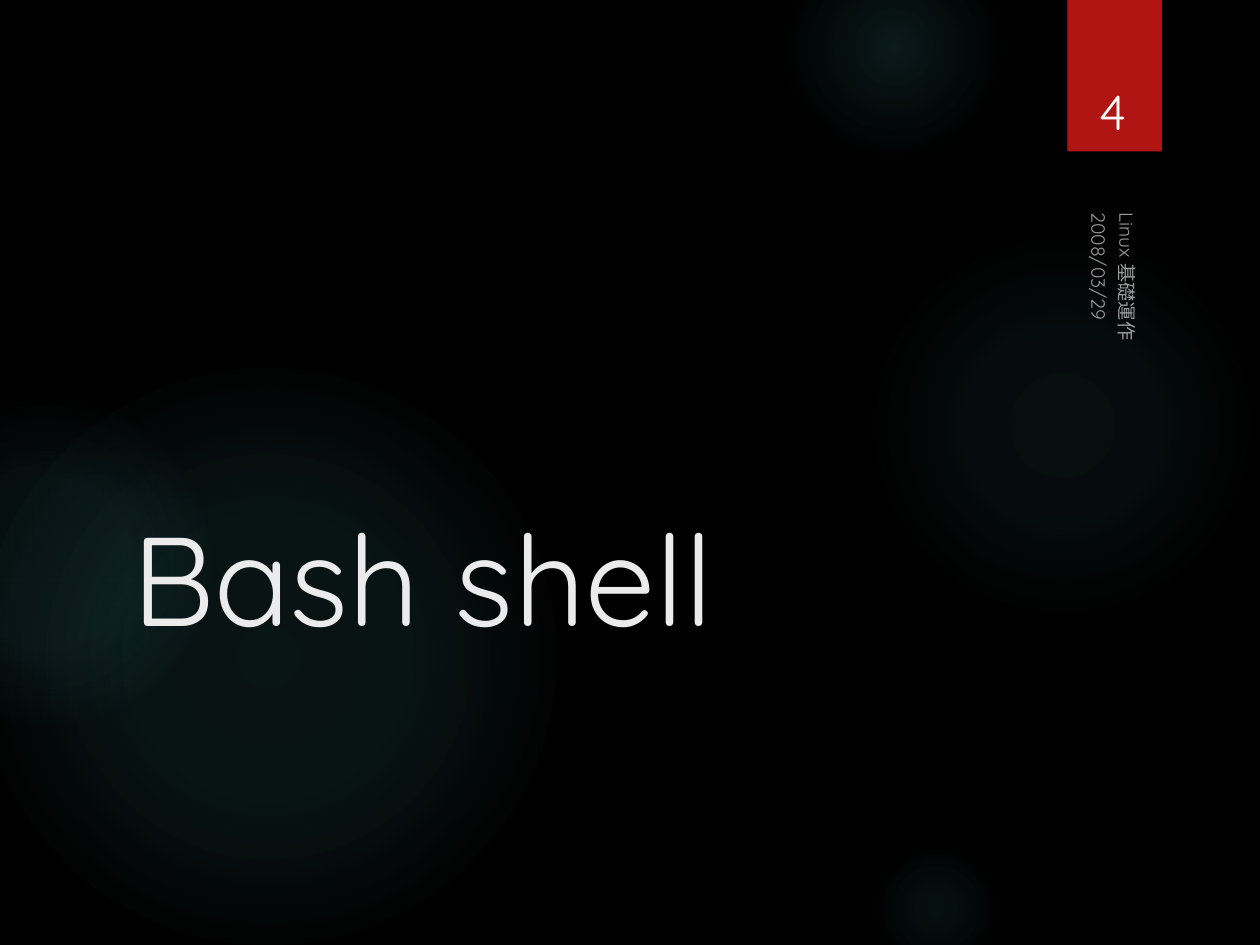
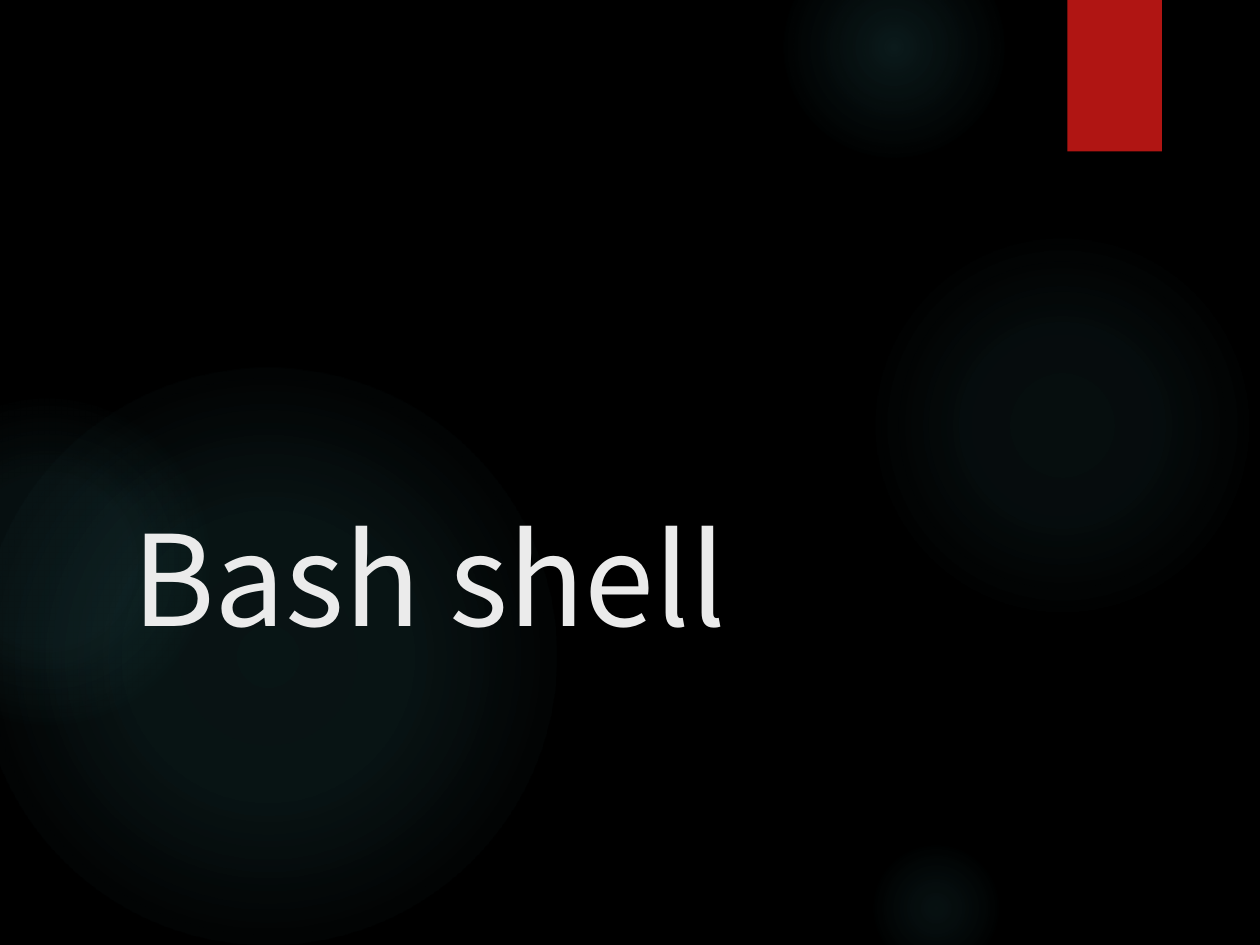
Before and after one commit to MCUITE/IoT, a slide deck: slide 4 of Lab/Lab02-RPi基礎操作與管理.pptx. Drawn at 1260x945 pixels with LibreOffice and Linux fonts; fonts in the diff are those of the drawing; background and template pictures are left out. Boxes give left, top, right and bottom in pixels: in the first picture for what was removed or moved away, otherwise in the second. Text is boxed around its words. In the diff, an @@ line names an element or a change of style, - is before the commit and + after.

```diff
--- a/Lab/Lab02-RPi基礎操作與管理.pptx
+++ b/Lab/Lab02-RPi基礎操作與管理.pptx
@@ page number removed at (1100, 96, 1127, 130) @@
-4
@@ title "Bash shell" at (132, 525, 726, 628): font Quicksand to Noto Sans CJK SC @@
@@ text removed at (1085, 224, 1114, 317) @@
-2008/03/29
@@ text removed at (1113, 216, 1142, 338) @@
-Linux 基礎運作
```
Also in this commit, not shown: 159 other slides changed, 3 slides added, 3 slides removed, 39 other files.
